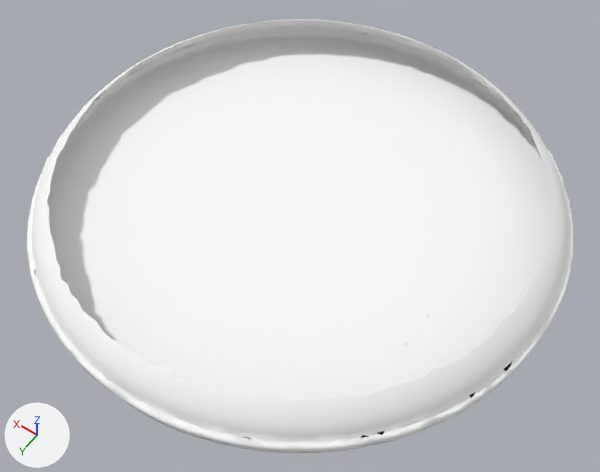
An edit to the glTF model public/models/statue-plinth.glb, drawn before and after from the same camera.
Camera for both pictures: a 50 mm camera at (-0.798, 1.405, 1.589) aimed at (-0.068, 0.383, -0.017). Lighting does not change. The marker at lower left points along +X, +Y and +Z. The picture after the commit comes second.

Names of what the first picture shows: 'statuePlinth'.
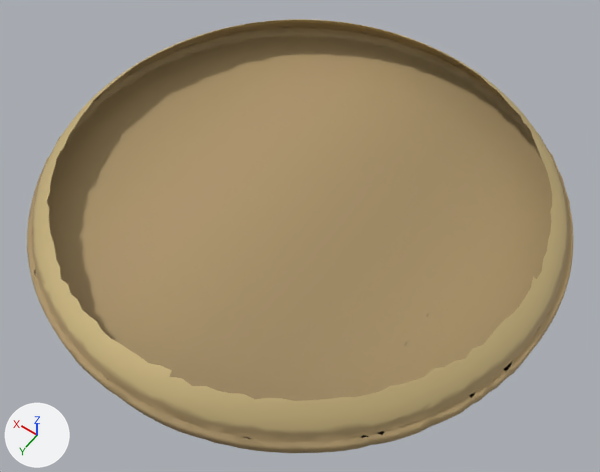
Pixel boxes (x1, y1, x2, y2) of what changed, in the pictures (600 x 472 px):
part 1 of me_statueplinth, recoloured (white to brown): (27, 19, 573, 453) in both

Diff of the bpy script that builds the scene:
```diff
--- a/public/models/statue-plinth.glb.py
+++ b/public/models/statue-plinth.glb.py
@@ me_statueplinth @@
 me_statueplinth.from_pydata(...)  # 7124 vertices, 14121 faces; spans x -0.679..0.646, y -0.354..0.971, z 0.0..0.108
 # used by ob_statueplinth; location = (0.0, 0.0, 0.0)
+# me_statueplinth part 1: 14121 faces centred in x -0.677..0.646, y -0.353..0.97, z 0.0..0.105 are repainted in the vertex colours; the middle colour goes from white #ffffff to brown #a89165
 me_statueplinth.materials.append(mat_statueplinth)
```
